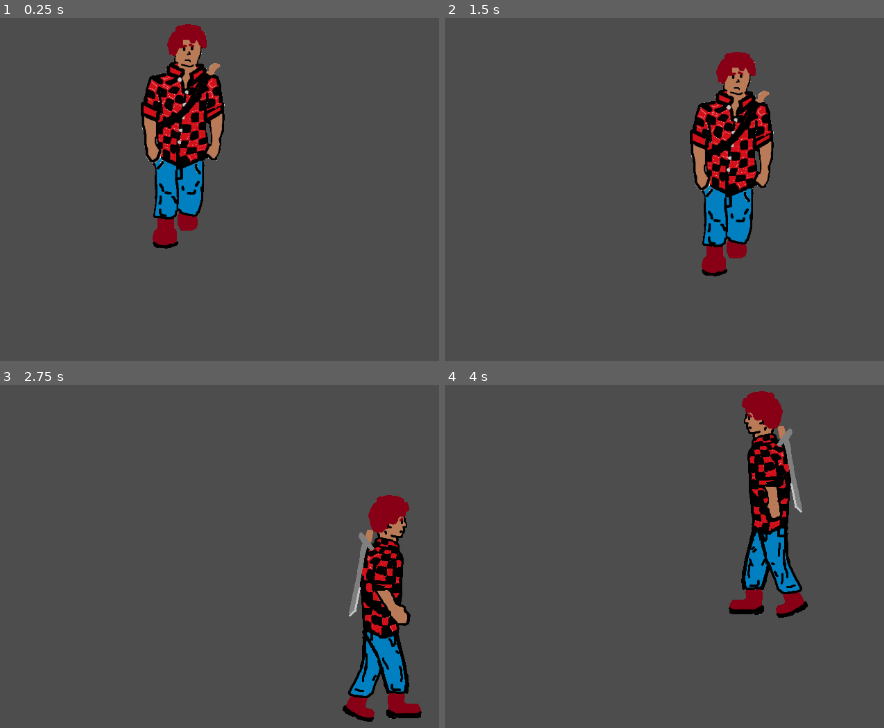
Above: before the commit, frames 1-4 (two rows, left to right).
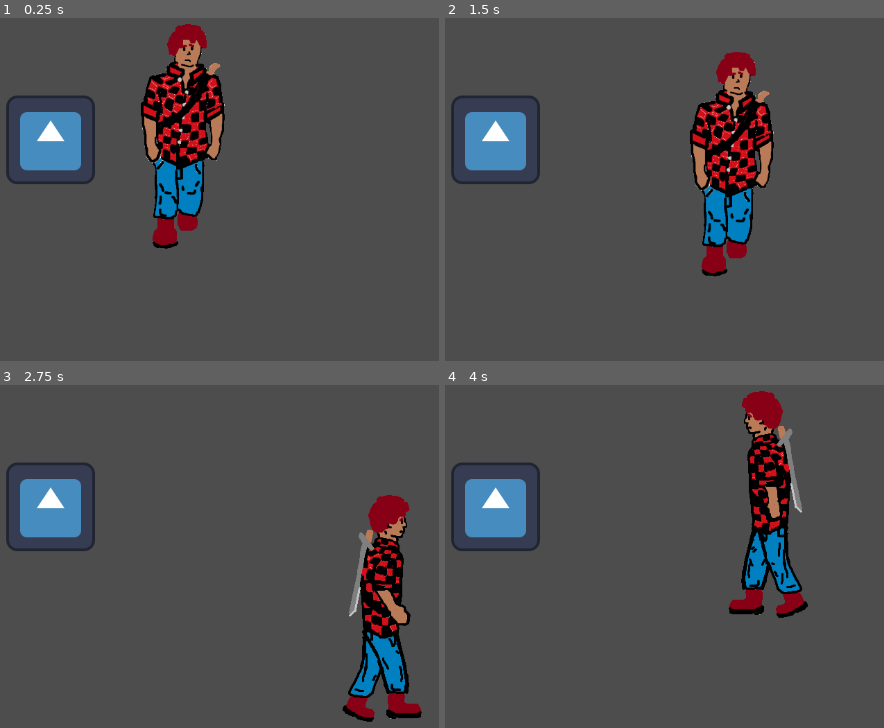
Above: after the commit, the same moments.

Repository: EthanStuck/World-Quest
Game: Godot game, scene res://main.tscn
Two runs of this game, one before a commit and one after it. Both use one fixed random seed, a clock stepped at 60 frames per second and the inputs below. The engine's default icon, where the game draws it, is replaced by a stand-in: a white triangle on a blue panel in a dark square.
Inputs:
- Up to frame 1 (0.25 s): no input
- Up to frame 2 (1.5 s): tap Enter at 0.5 s; hold D (move_right) 0.53-1.28 s; hold S (move_down) from 1.28 s (still down)
- Up to frame 3 (2.75 s): release S (move_down) at 2.03 s; hold D (move_right) from 2.03 s (still down)
- Up to frame 4 (4 s): release D (move_right) at 2.78 s; hold W (move_up) 2.78-3.53 s; hold A (move_left) from 3.53 s (still down)

The runs differ from the first frame. In frame 1, 3.0% of the frame differs, in the area x 1-22%, y 22-49%; in frame 2, 3.0%; in frame 3, 3.0%; in frame 4, 3.0%.

Commit message:
testing adding icon commit change

Diff:
--- a/world-quest/Scripts/player.gd
+++ b/world-quest/Scripts/player.gd
@@ -1,6 +1,8 @@
 extends CharacterBody2D
 @export var speed = 100
 var screen_size
+
+# testing github commit changes
 
 func _ready():
 	''' player startup '''
--- a/world-quest/main.tscn
+++ b/world-quest/main.tscn
@@ -1,7 +1,12 @@
-[gd_scene load_steps=2 format=3 uid="uid://c8nakmt765jtg"]
+[gd_scene load_steps=3 format=3 uid="uid://c8nakmt765jtg"]
 
 [ext_resource type="PackedScene" uid="uid://b4en6qsd4qi5m" path="res://player.tscn" id="1_bduor"]
+[ext_resource type="Texture2D" uid="uid://dto4hn4je6y8k" path="res://icon.svg" id="2_snm4h"]
 
 [node name="Main" type="Node"]
 
 [node name="Player" parent="." instance=ExtResource("1_bduor")]
+
+[node name="Sprite2D" type="Sprite2D" parent="."]
+position = Vector2(383, 300)
+texture = ExtResource("2_snm4h")
